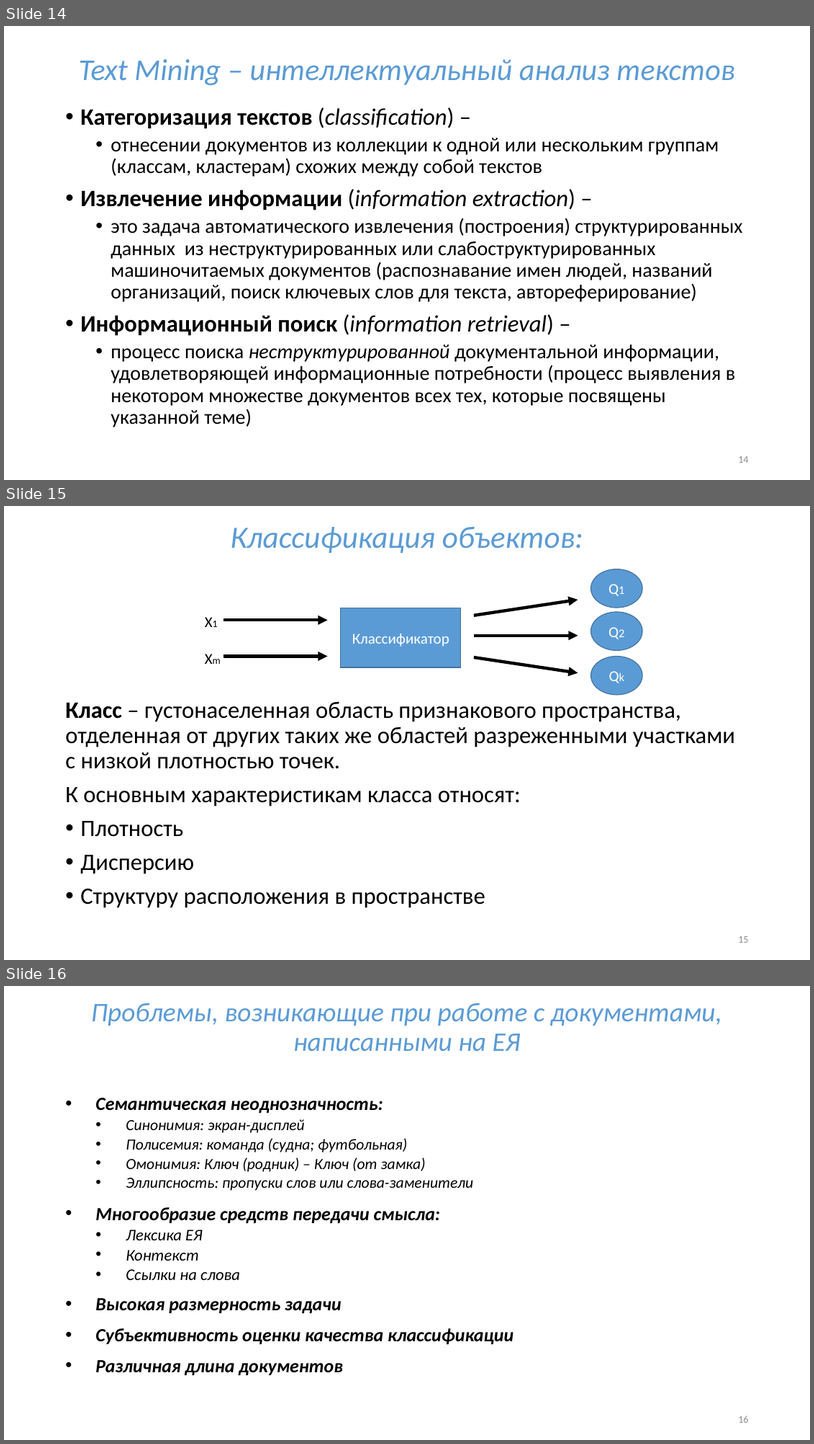
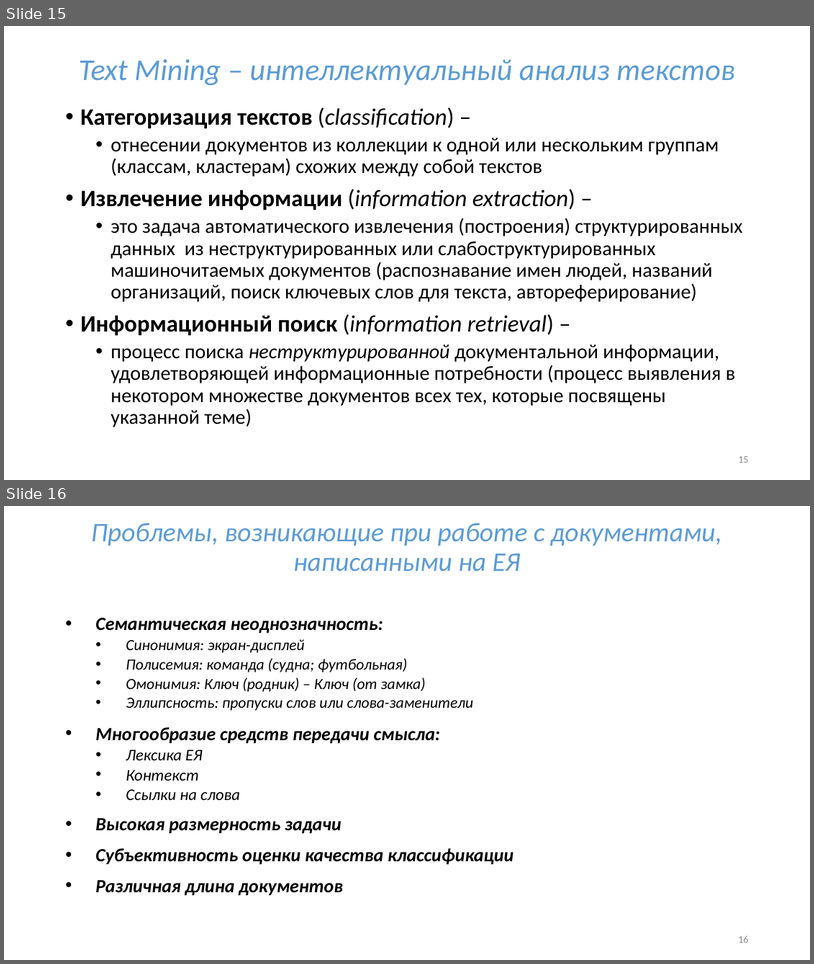
Before and after one commit to uii-mpei/uii-mpei.github.io, a slide deck: study/courses/iis/IIS_lec_1.pptx. Shown one above the other, each under a label of ours: slides 14, 15 and 16 before the commit, slides 15 and 16 after it. The pictures are 814x1444 and 814x964 pixels, drawn with LibreOffice and Linux fonts; fonts in the diff are those of the drawing. Boxes give left, top, right and bottom in pixels: in the first picture for what was removed or moved away, otherwise in the second. Text is boxed around its words. In the diff, an @@ line names an element or a change of style, - is before the commit and + after.

```diff
--- a/study/courses/iis/IIS_lec_1.pptx
+++ b/study/courses/iis/IIS_lec_1.pptx
@@ slide 15 removed at (x1=4, y1=506, x2=810, y2=960), background #FFFFFF @@
@@ title removed at (x1=230, y1=527, x2=584, y2=553) @@
-Классификация объектов:
@@ ellipse removed at (x1=592, y1=569, x2=643, y2=608) @@
-Q1
@@ text removed at (x1=199, y1=610, x2=227, y2=671) @@
-Х1
-Хm
@@ rectangle removed at (x1=341, y1=608, x2=461, y2=667) @@
-Классификатор
@@ arrow removed from (474, 615) to (578, 600) @@
@@ ellipse removed at (x1=592, y1=612, x2=643, y2=651) @@
-Q2
@@ arrow removed from (224, 620) to (328, 620) @@
@@ arrow removed from (224, 656) to (328, 656) @@
@@ arrow removed from (474, 636) to (578, 636) @@
@@ ellipse removed at (x1=592, y1=656, x2=643, y2=695) @@
-Qk
@@ arrow removed from (474, 657) to (578, 673) @@
@@ text removed at (x1=65, y1=701, x2=736, y2=908) @@
-Класс – густонаселенная область признакового пространства, отделенная от других таких же областей разреженными участками с низкой плотностью точек.
-К основным характеристикам класса относят:
-• Плотность
-• Дисперсию
-• Структуру расположения в пространстве
@@ page number removed at (x1=738, y1=936, x2=748, y2=942) @@
-15
@@ what was slide 14 is now slide 15 @@
@@ page number at (x1=738, y1=456, x2=748, y2=462): text changed @@
-14
+15
```
Also in this commit, not shown: 1 slide changed, 1 slide added, 29 other files.
